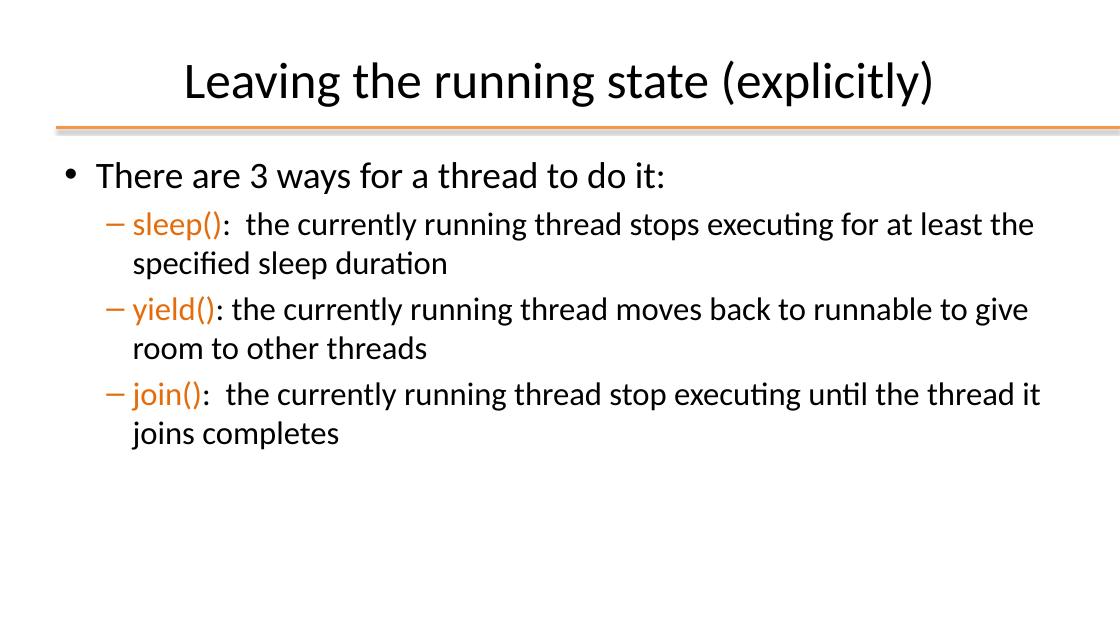
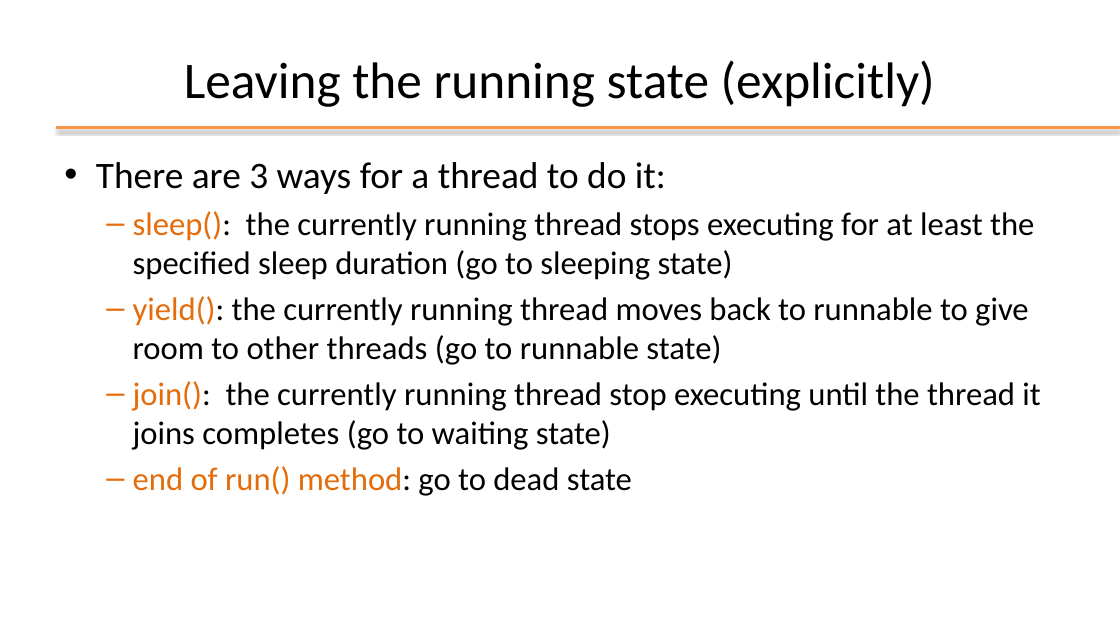
Before and after one commit to plctechnician/ooprogramming, a slide deck: slide 31 of java/slides/ppt/08 - Java Multi-Threading.pptx. Drawn at 1120x630 pixels with LibreOffice and Linux fonts; fonts in the diff are those of the drawing; background and template pictures are left out. Boxes give left, top, right and bottom in pixels: in the first picture for what was removed or moved away, otherwise in the second. Text is boxed around its words. In the diff, an @@ line names an element or a change of style, - is before the commit and + after.

```diff
--- a/java/slides/ppt/08 - Java Multi-Threading.pptx
+++ b/java/slides/ppt/08 - Java Multi-Threading.pptx
@@ text at <box>133,211,1040,496</box>: text changed @@
-  – sleep(): the currently running thread stops executing for at least the specified sleep duration
-  – yield(): the currently running thread moves back to runnable to give room to other threads
-  – join(): the currently running thread stop executing until the thread it joins completes
+  – sleep(): the currently running thread stops executing for at least the specified sleep duration (go to sleeping state)
+  – yield(): the currently running thread moves back to runnable to give room to other threads (go to runnable state)
+  – join(): the currently running thread stop executing until the thread it joins completes (go to waiting state)
+  – end of run() method: go to dead state
```
Also in this commit, not shown: 10 other slides changed, 1 slide added, 2 slides removed, 6 other files.
